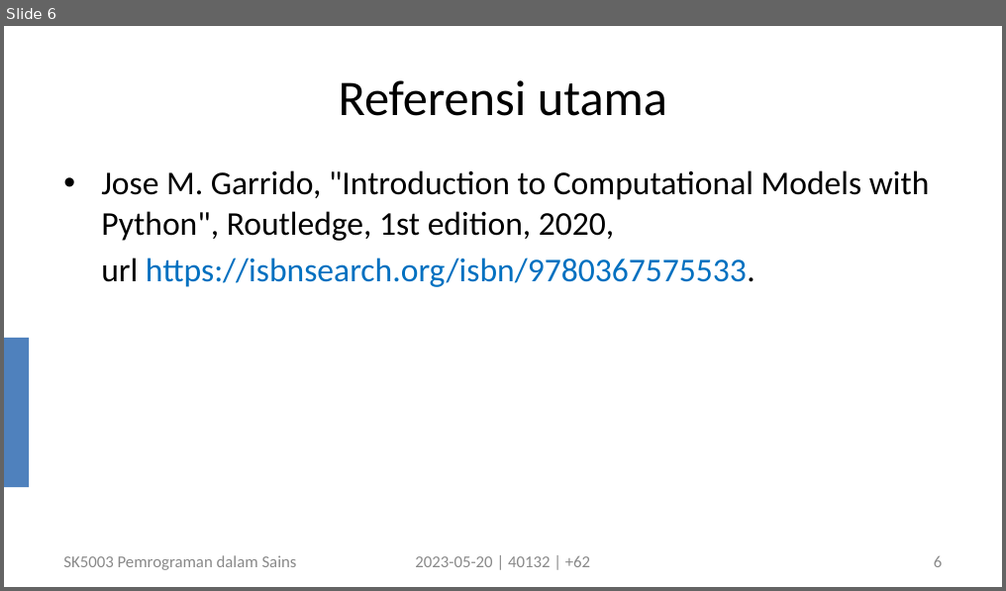
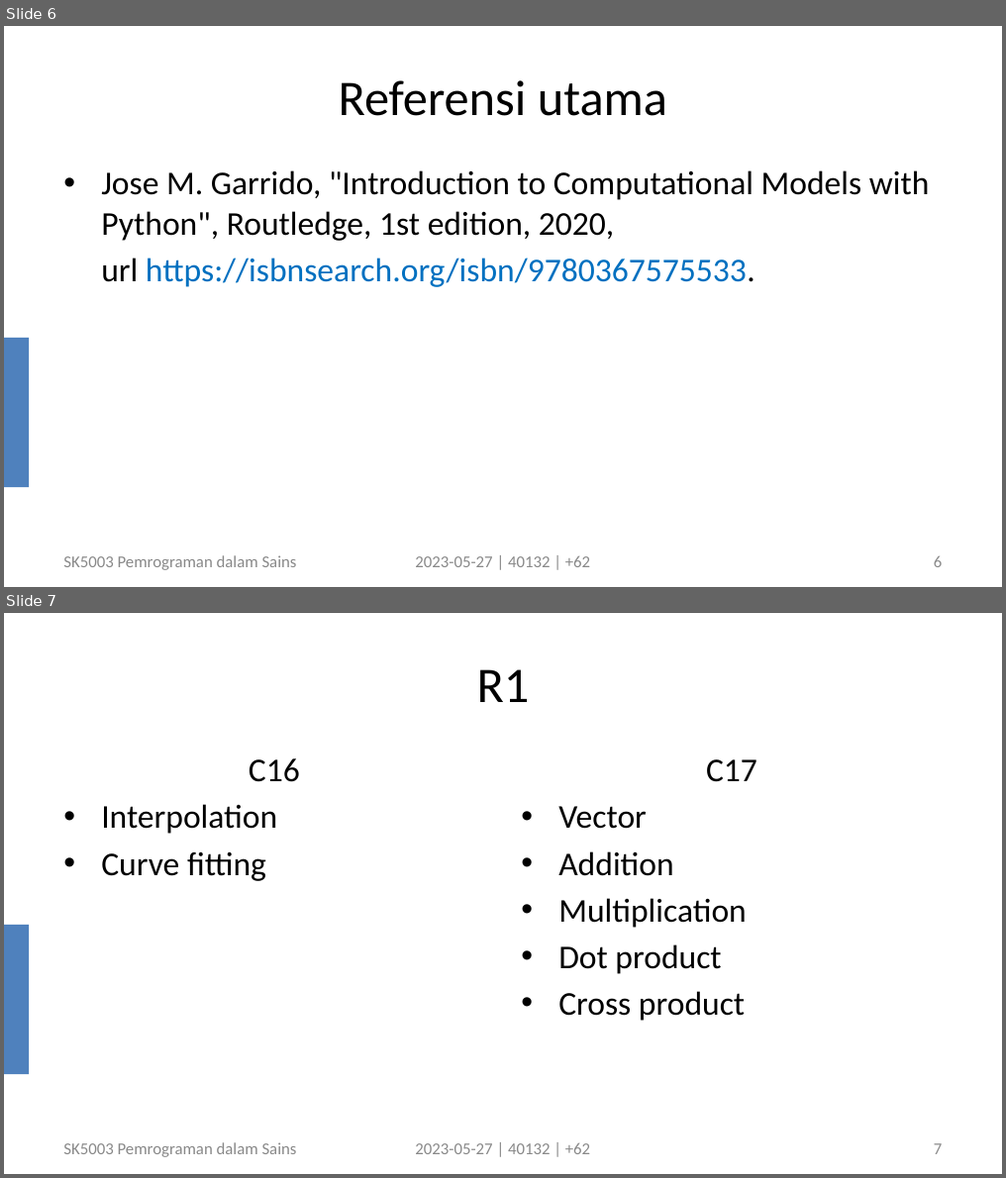
Before and after one commit to dudung/sk5003-02-2022-2, a slide deck: note/10/sk5003_w10_empirical_model_20230527_v0.pptx. Shown one above the other, each under a label of ours: slide 6 before the commit, slides 6 and 7 after it. The pictures are 1006x591 and 1006x1178 pixels, drawn with LibreOffice and Linux fonts; fonts in the diff are those of the drawing. Boxes give left, top, right and bottom in pixels: in the first picture for what was removed or moved away, otherwise in the second. Text is boxed around its words. In the diff, an @@ line names an element or a change of style, - is before the commit and + after.

```diff
--- a/note/10/sk5003_w10_empirical_model_20230527_v0.pptx
+++ b/note/10/sk5003_w10_empirical_model_20230527_v0.pptx
@@ slide 7 added at [4,613,1002,1174], background #FFFFFF; not listed: 1 template element that a slide beside it also shows @@
@@ title added at [477,669,530,702], 36 pt, text #000000 @@
+R1
@@ text added at [101,759,300,881], 24 pt, text #000000 @@
+C16
+• Interpolation
+• Curve fitting
@@ text added at [558,760,757,1021], 24 pt, text #000000 @@
+C17
+• Vector
+• Addition
+• Multiplication
+• Dot product
+• Cross product
@@ text added at [63,1143,297,1157], 12 pt, text #898989 @@
+SK5003 Pemrograman dalam Sains
@@ text added at [415,1144,590,1155], 12 pt, text #898989 @@
+2023-05-27 | 40132 | +62
@@ page number added at [934,1144,942,1155], 12 pt, text #8C8C8C @@
+7
@@ slide 6 changed as well @@
@@ text at [415,557,590,568]: text changed @@
-2023-05-20 | 40132 | +62
+2023-05-27 | 40132 | +62
```
Also in this commit, not shown: 11 other slides changed, 11 slides removed.
